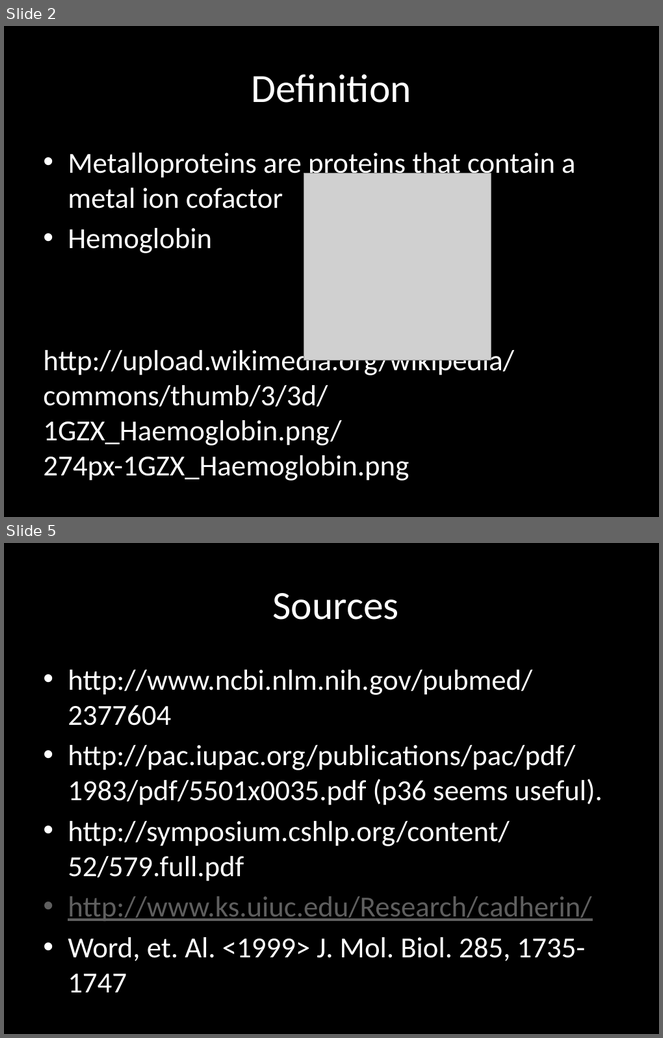
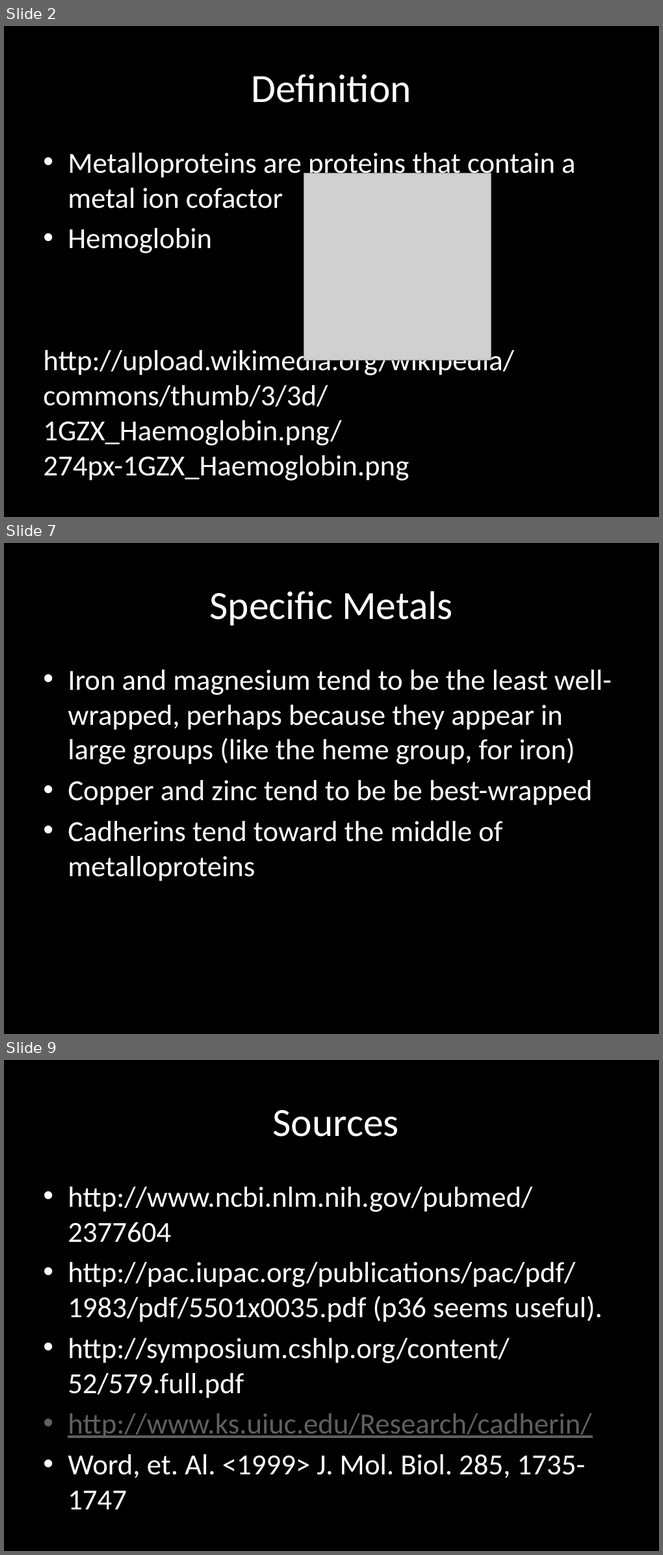
Before and after one commit to e21red/digitalbio_metalloprotein, a slide deck: thisisapresentation.pptx. Shown one above the other, each under a label of ours: slides 2 and 5 before the commit, slides 2, 7 and 9 after it; the slides between them are not shown. The pictures are 663x1038 and 663x1555 pixels, drawn with LibreOffice and Linux fonts; fonts in the diff are those of the drawing; grey boxes stand for pictures. Boxes give left, top, right and bottom in pixels: in the first picture for what was removed or moved away, otherwise in the second. Text is boxed around its words. In the diff, an @@ line names an element or a change of style, - is before the commit and + after.

```diff
--- a/thisisapresentation.pptx
+++ b/thisisapresentation.pptx
@@ slide 7 added at (4,543,659,1034), background #000000 @@
@@ title added at (209,591,453,626), 44 pt, text #FFFFFF @@
+Specific Metals
@@ text added at (68,670,612,882), 32 pt, text #FFFFFF @@
+• Iron and magnesium tend to be the least well-wrapped, perhaps because they appear in large groups (like the heme group, for iron)
+• Copper and zinc tend to be be best-wrapped
+• Cadherins tend toward the middle of metalloproteins
@@ what was slide 5 is now slide 9 @@
```
Also in this commit, not shown: 2 slides changed, 3 other slides added, 3 other files.
